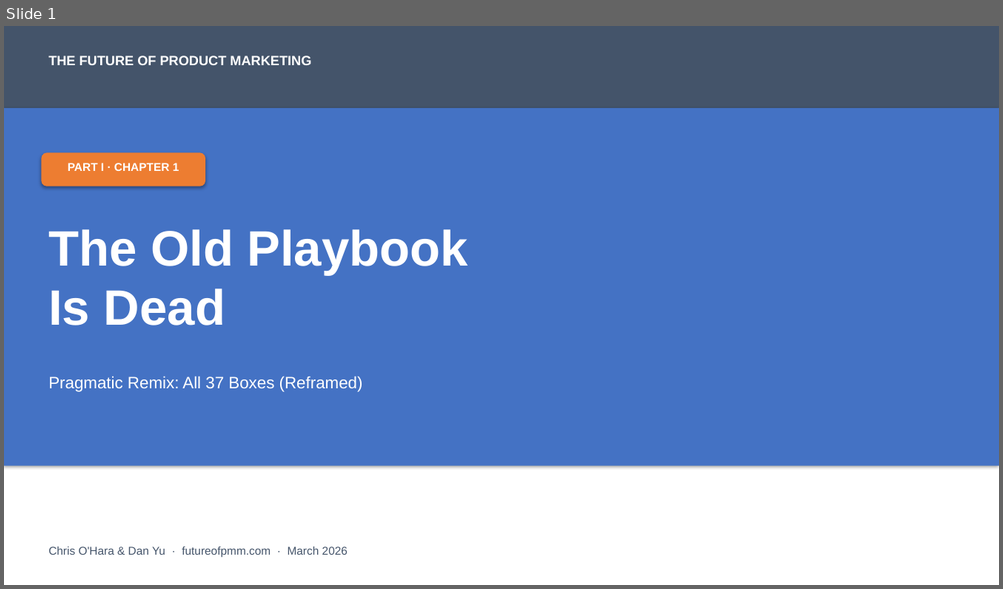
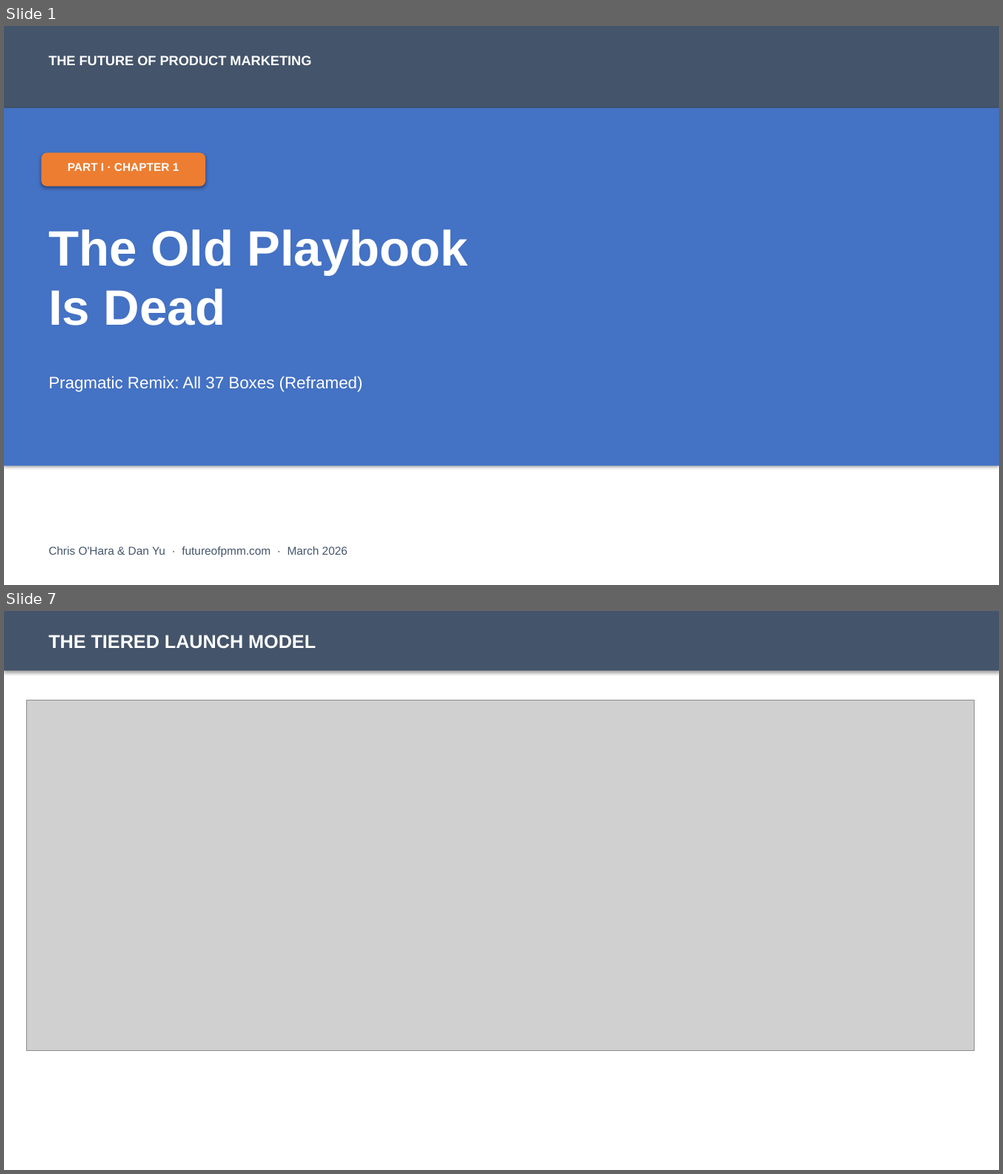
Before and after one commit to chrisohara99/futureofpmm, a slide deck: dist/curriculum/chapter-01/chapter-01-sap.pptx. Shown one above the other, each under a label of ours: slide 1 before the commit, slides 1 and 7 after it; the slides between them are not shown. The pictures are 1003x589 and 1003x1174 pixels, drawn with LibreOffice and Linux fonts; fonts in the diff are those of the drawing; grey boxes stand for pictures. Boxes give left, top, right and bottom in pixels: in the first picture for what was removed or moved away, otherwise in the second. Text is boxed around its words. In the diff, an @@ line names an element or a change of style, - is before the commit and + after.

Commit message:
Chapter 1: Updated with all 6 official graphics
PPT (11 slides):
- Core thesis
- Buyer Journey Compression
- Visibility Gap
- SEO to GEO
- New Awareness Stack
- Tiered Launch Model
- Pragmatic Funnel Map
- Three Clusters
- 10x Thesis
- CMO Perspective

Leave-behind PDF: 2 pages with all 6 figures

```diff
--- a/dist/curriculum/chapter-01/chapter-01-sap.pptx
+++ b/dist/curriculum/chapter-01/chapter-01-sap.pptx
@@ slide 7 added at [4, 611, 999, 1170], background #FFFFFF @@
@@ rectangle added at [4, 611, 999, 671], fill #44546A @@
@@ text added at [48, 635, 316, 649], 18 pt, text #FFFFFF, bold @@
+THE TIERED LAUNCH MODEL
@@ picture added at [26, 701, 974, 1051] @@
```
Also in this commit, not shown: 6 slides changed, 3 other slides added, 3 slides removed, 11 other files.
